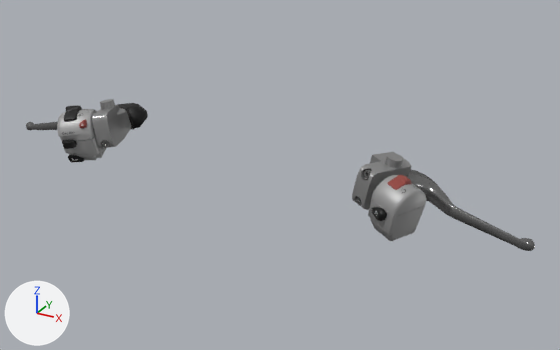
The glTF model models/SwitchAssemb_ALMN.glb: old version first, new version second.
Both versions are drawn from a 50 mm camera at (0.555, -0.639, 0.996) aimed at (0.064, 0.254, 0.549). Lighting does not change. The marker at lower left points along +X, +Y and +Z. The first picture is the older version. Where no turn or scale is listed for an object, it has been applied to the vertices.

Objects in the first picture: 'ClusterFrame_L_ALMN', 'ClusterFrame_R_ALMN', 'ClutchCover', 'ClutchLever_STOCK', 'ControlAssem_LB_ALMN', 'ControlAssem_LT_ALMN', 'ControlBody_R_ALMN', 'FrontBrakeLever_STOCK' and 6 more.
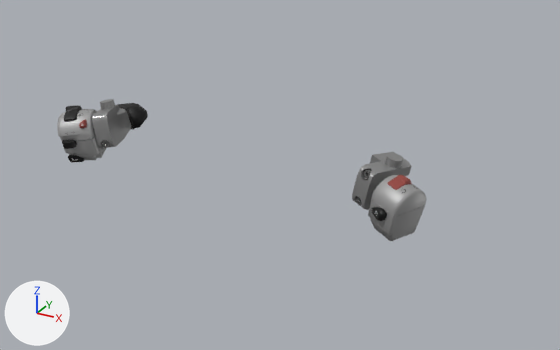
Pixel boxes [x1, y1, x2, y2] of what changed, in the pictures (560 x 350 px):
'FrontBrakeLever_STOCK', deleted: before [406, 170, 535, 251]
'ClutchLever_STOCK', deleted: before [26, 122, 58, 131]

Patch to the scene script:
```diff
--- a/models/SwitchAssemb_ALMN.glb.py
+++ b/models/SwitchAssemb_ALMN.glb.py
@@ ob_clutchlever_stock @@
-ob_clutchlever_stock = bpy.data.objects.new('ClutchLever_STOCK', me_material_797)
-ob_clutchlever_stock.location = (-0.3554, 0.2543, 0.5541)
@@ ob_frontbrakelever_stock @@
-ob_frontbrakelever_stock = bpy.data.objects.new('FrontBrakeLever_STOCK', me_material_798)
-ob_frontbrakelever_stock.location = (0.0, 0.0, 0.0)
```
